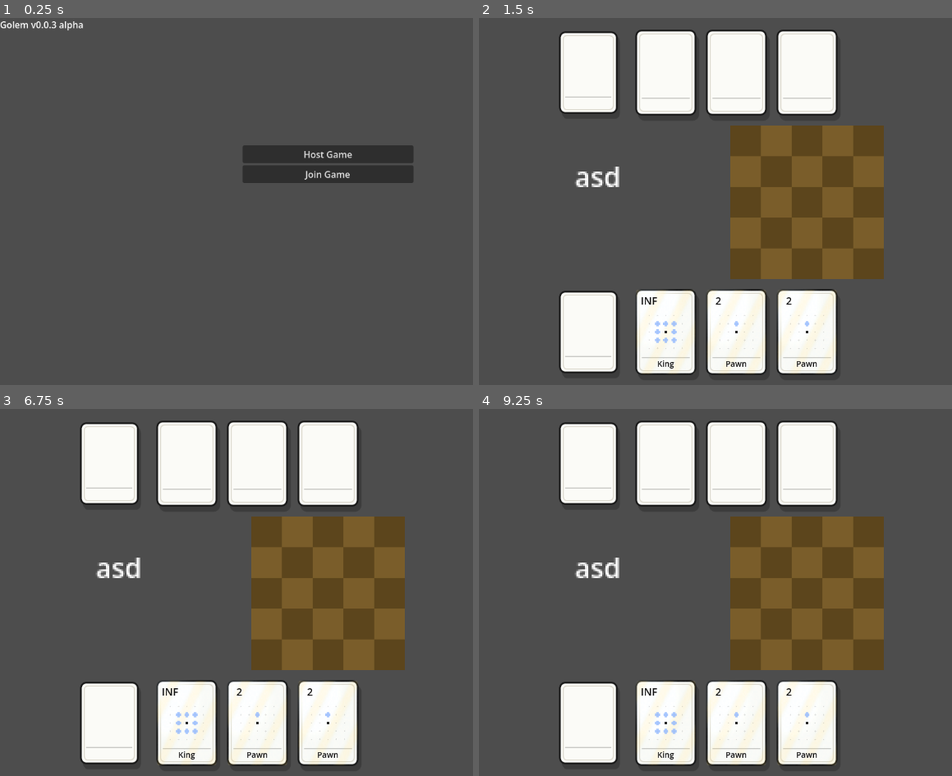
Above: before the commit, frames 1-4 (two rows, left to right).
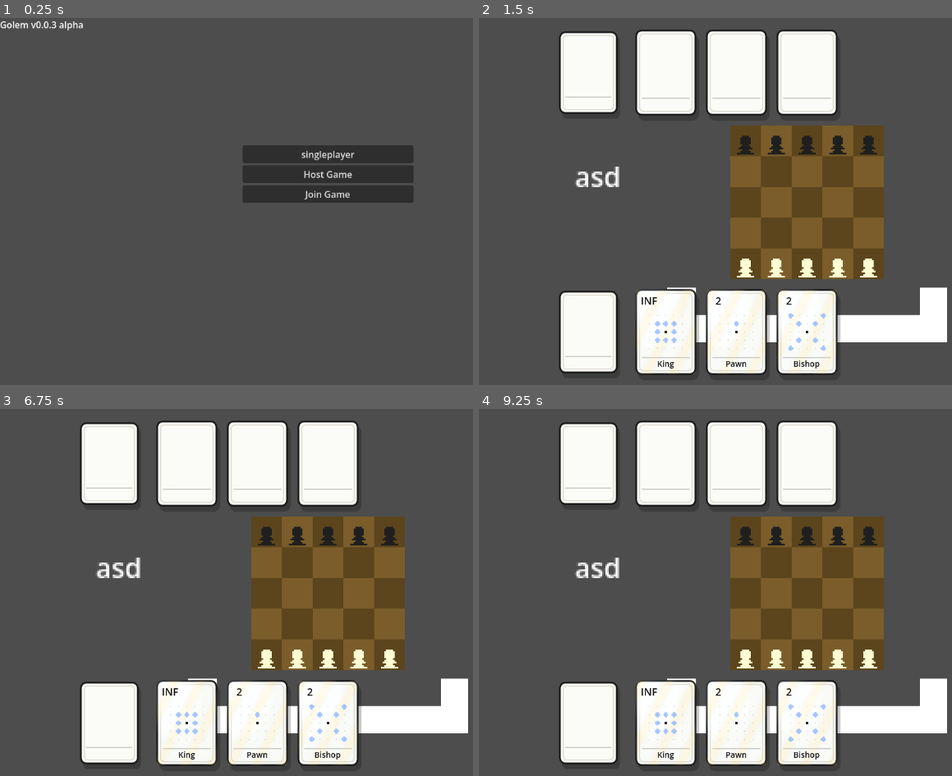
Above: after the commit, the same moments.

Repository: DavidBarta92/Golem-Chess
Game: Godot game, scene res://Scenes/MainMenu.tscn
Two runs of this game, one before a commit and one after it. Both use one fixed random seed, a clock stepped at 60 frames per second and the inputs below.
Inputs (mouse positions are in pixels of both pictures, inside the frame that each line leads up to):
- Up to frame 1 (0.25 s): no input
- Up to frame 2 (1.5 s): click (805, 153) at 0.5 s, where only the run after the commit has a clickable "singleplayer"; click "INF" at 1.25 s
- Up to frame 3 (6.75 s): click "2" at 2 s; click "2" at 2.75 s; click "2" at 3.5 s; click "2" at 4.25 s; click "INF" at 5 s; click "2" at 5.75 s; click "2" at 6.5 s
- Up to frame 4 (9.25 s): click "2" at 7.25 s; click "2" at 8 s; click "INF" at 8.75 s

The runs differ from the first frame. In frame 1, 1.9% of the frame differs, in the area x 51-88%, y 36-51%; in frame 2, 3.9%; in frame 3, 3.9%, in the area x 39-99%, y 31-96%; in frame 4, 3.9%.

Commit message:
singleplayer

Diff:
--- a/GameConfig.gd
+++ b/GameConfig.gd
@@ -1,5 +1,6 @@
 extends Node
 
+var is_singleplayer = false
 var is_hosting = false
 var server_ip = "127.0.0.1"
 var server_port = 9999
--- a/Scenes/MainMenu.gd
+++ b/Scenes/MainMenu.gd
@@ -1,9 +1,17 @@
 extends Control
 
+func _on_singleplayer_button_pressed():
+	GameConfig.is_singleplayer = true
+	GameConfig.is_hosting = true
+	GameConfig.server_ip = ""
+	get_tree().change_scene_to_file("res://Scenes/main.tscn")
+
 func _on_host_button_pressed():
+	GameConfig.is_singleplayer = false
 	GameConfig.is_hosting = true
 	GameConfig.server_ip = ""
 	get_tree().change_scene_to_file("res://Scenes/main.tscn")
 
 func _on_join_button_pressed():
+	GameConfig.is_singleplayer = false
 	get_tree().change_scene_to_file("res://Scenes/JoinMenu.tscn")
--- a/Scenes/MainMenu.tscn
+++ b/Scenes/MainMenu.tscn
@@ -25,6 +25,10 @@
 grow_horizontal = 2
 grow_vertical = 2
 
+[node name="SingleplayerButton" type="Button" parent="VBoxContainer"]
+layout_mode = 2
+text = "singleplayer"
+
 [node name="HostButton" type="Button" parent="VBoxContainer" unique_id=584776113]
 layout_mode = 2
 text = "Host Game"
@@ -39,5 +43,6 @@
 offset_bottom = 23.0
 text = "Golem v0.0.3 alpha"
 
+[connection signal="pressed" from="VBoxContainer/SingleplayerButton" to="." method="_on_singleplayer_button_pressed"]
 [connection signal="pressed" from="VBoxContainer/HostButton" to="." method="_on_host_button_pressed"]
 [connection signal="pressed" from="VBoxContainer/JoinButton" to="." method="_on_join_button_pressed"]
--- a/Scenes/Multiplayer.gd
+++ b/Scenes/Multiplayer.gd
@@ -8,16 +8,62 @@
 var server_turn = true
 
 var game_host: NetworkGameHost = null
+var singleplayer_ai: RandomAIPlayer = null
+var singleplayer_ai_turn_in_progress: bool = false
 
 func _ready():
 	await get_tree().create_timer(0.1).timeout
 
-	if GameConfig.is_hosting:
+	if GameConfig.is_singleplayer:
+		print("Starting in singleplayer mode")
+		start_singleplayer_game()
+	elif GameConfig.is_hosting:
 		print("Starting in host mode")
 		host_game(GameConfig.server_port)
 	else:
 		print("Starting in join mode - IP: %s" % GameConfig.server_ip)
 		join_game(GameConfig.server_ip, GameConfig.server_port)
+
+func start_singleplayer_game():
+	is_server = true
+	server_turn = true
+	connected_peer_ids = [1]
+	peer_player_ids[1] = 0
+	singleplayer_ai = RandomAIPlayer.new(1)
+
+	game_host = NetworkGameHost.new(self)
+	GameController.set_game_host(game_host)
+
+	var board_data = $board.board
+	game_host.initialize_game(board_data)
+	game_host.game_state.current_turn_player = 0
+	game_host.finish_if_player_has_no_valid_turn(game_host.game_state.current_turn_player)
+	game_host.broadcast_full_state()
+	$board.set_turn(true)
+
+func on_host_state_changed():
+	maybe_play_singleplayer_ai_turn()
+
+func maybe_play_singleplayer_ai_turn():
+	if !GameConfig.is_singleplayer:
+		return
+	if singleplayer_ai == null or game_host == null or game_host.game_state == null:
+		return
+	if singleplayer_ai_turn_in_progress or game_host.game_state.game_over:
+		return
+	if game_host.game_state.current_turn_player != singleplayer_ai.player_id:
+		return
+
+	singleplayer_ai_turn_in_progress = true
+	call_deferred("_play_singleplayer_ai_turn")
+
+func _play_singleplayer_ai_turn():
+	await get_tree().create_timer(0.45).timeout
+	if singleplayer_ai != null and game_host != null and !game_host.game_state.game_over and game_host.game_state.current_turn_player == singleplayer_ai.player_id:
+		await singleplayer_ai.play_turn(game_host, get_tree())
+
+	singleplayer_ai_turn_in_progress = false
+	maybe_play_singleplayer_ai_turn()
 
 func host_game(port = 9999):
 	var error = multiplayer_peer.create_server(port, 2, 0, 0, 0)
--- a/Scripts/NetworkGameHost.gd
+++ b/Scripts/NetworkGameHost.gd
@@ -279,6 +279,9 @@
 		if peer_id != 1:
 			multiplayer_node.receive_game_state.rpc_id(peer_id, state_data)
 
+	if multiplayer_node.has_method("on_host_state_changed"):
+		multiplayer_node.on_host_state_changed()
+
 	print("State broadcast complete")
 
 func serialize_state() -> Dictionary:
--- /dev/null
+++ b/Scripts/RandomAIPlayer.gd
@@ -0,0 +1,68 @@
+extends RefCounted
+class_name RandomAIPlayer
+
+const BOARD_SIZE: int = 5
+
+var player_id: int = 1
+var action_delay: float = 0.35
+
+func _init(new_player_id: int = 1):
+	player_id = new_player_id
+
+func play_turn(host: NetworkGameHost, tree: SceneTree) -> bool:
+	if host == null or host.game_state == null or host.game_state.game_over:
+		return false
+	if host.game_state.current_turn_player != player_id:
+		return false
+
+	var selected_move: Dictionary = choose_random_turn_move(host)
+	if selected_move.is_empty():
+		host.finish_if_player_has_no_valid_turn(player_id)
+		host.broadcast_full_state()
+		return false
+
+	if bool(selected_move.get("requires_attach", false)):
+		var card: Card = selected_move.get("card") as Card
+		if card == null:
+			return false
+
+		var attach_action: Dictionary = {
+			"type": "attach_card",
+			"player_id": player_id,
+			"card_name": card.card_name,
+			"piece_pos": selected_move.get("from"),
+			"hand_index": -1,
+		}
+		host.on_player_action(attach_action)
+
+		if host.game_state.game_over:
+			return true
+		if tree != null:
+			await tree.create_timer(action_delay).timeout
+
+	var move_action: Dictionary = {
+		"type": "move_piece",
+		"player_id": player_id,
+		"from": selected_move.get("from"),
+		"to": selected_move.get("to"),
+	}
+	host.on_player_action(move_action)
+	return true
+
+func choose_random_turn_move(host: NetworkGameHost) -> Dictionary:
+	var player_color: int = 1 if player_id == 0 else -1
+	var can_attach_card: bool = !bool(host.game_state.attached_card_this_turn.get(player_id, false))
+	var hand_cards: Array[Card] = host.get_hand_cards_for_player(player_id)
+	var valid_moves: Array[Dictionary] = MoveRules.get_valid_turn_moves(host.game_state.pieces, player_color, hand_cards, can_attach_card, BOARD_SIZE)
+	if valid_moves.is_empty():
+		return {}
+
+	var attach_moves: Array[Dictionary] = []
+	for move: Dictionary in valid_moves:
+		if bool(move.get("requires_attach", false)):
+			attach_moves.append(move)
+
+	if !attach_moves.is_empty():
+		return attach_moves[randi() % attach_moves.size()]
+
+	return valid_moves[randi() % valid_moves.size()]
Not shown, added: Scripts/RandomAIPlayer.gd.uid
